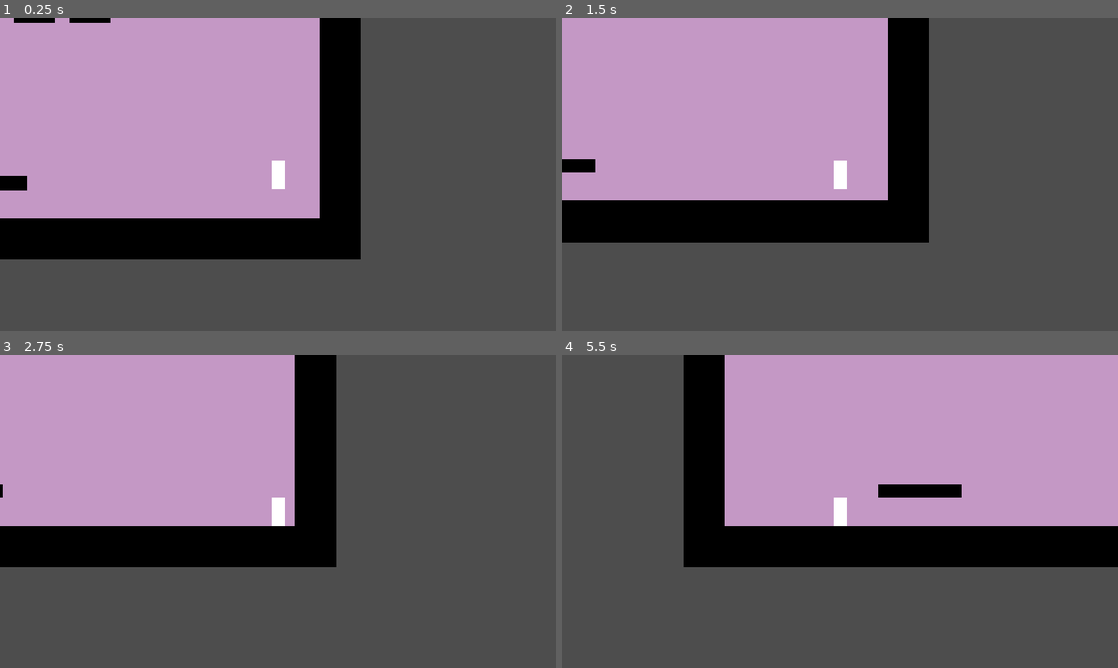
Above: before the commit, frames 1-4 (two rows, left to right).
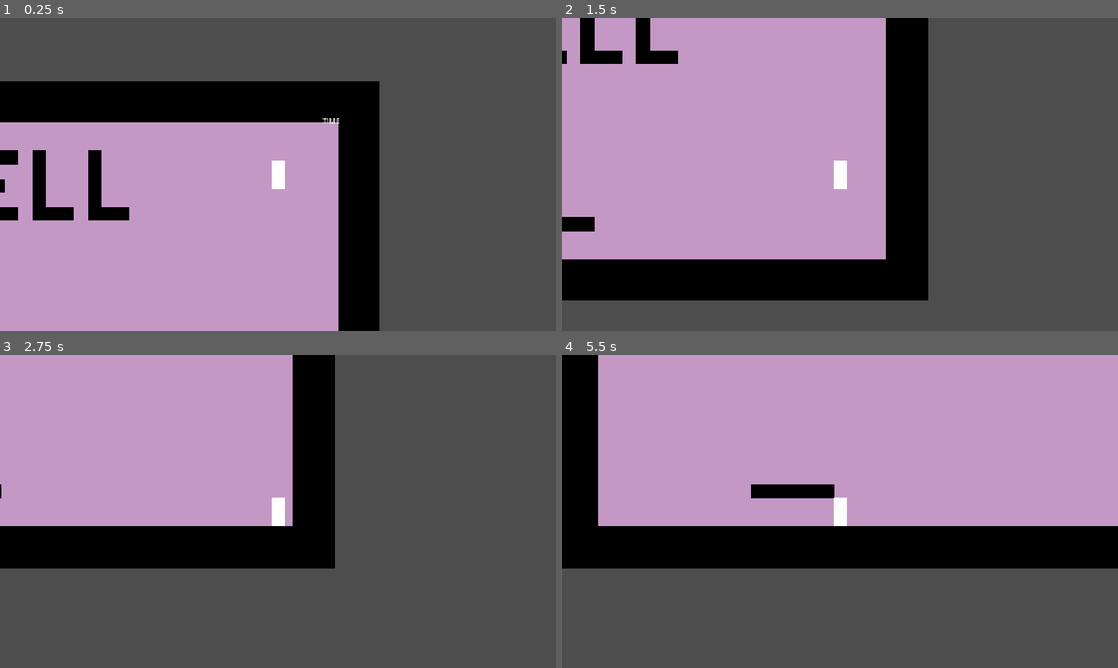
Above: after the commit, the same moments.

Repository: codemonsters/tag-of-war
Game: Godot game, scene res://screens/game/main.tscn
Two runs of this game, one before a commit and one after it. Both use one fixed random seed, a clock stepped at 60 frames per second and the inputs below. This scene is started directly instead of the project's main scene.
Inputs:
- Up to frame 1 (0.25 s): no input
- Up to frame 2 (1.5 s): hold Right (walk_right) 0.53-1.28 s; tap Enter at 1.25 s; hold Left (walk_left) from 1.28 s (still down)
- Up to frame 3 (2.75 s): release Left (walk_left) at 2.03 s; hold Right (walk_right) from 2.03 s (still down)
- Up to frame 4 (5.5 s): tap Space at 3.5 s; release Right (walk_right) at 3.53 s; hold Left (walk_left) from 3.53 s (still down)

The runs differ from the first frame. In frame 1, 49% of the frame differs, in the area x 0-69%, y 0-100%; in frame 2, 22%; in frame 3, 0.7%; in frame 4, 21%.

Commit message:
Añadido velocidad terminal al controllador

Diff:
--- a/cliente/src/screens/game/main.tscn
+++ b/cliente/src/screens/game/main.tscn
@@ -13,6 +13,6 @@
 [node name="Players" type="Node" parent="."]
 
 [node name="Player" parent="Players" instance=ExtResource("2_ldyrl")]
-position = Vector2(1154, 590)
+position = Vector2(1110, 91)
 
 [node name="Hud" parent="." instance=ExtResource("3_6xclv")]
--- a/cliente/src/screens/game/player.gd
+++ b/cliente/src/screens/game/player.gd
@@ -4,7 +4,7 @@
 
 ##Pixels per tick
 @export var walkspeed: float = 8
-@export var gravity: float = 1
+@export var gravity: float = 0.5
 
 ### Activos
 
@@ -23,7 +23,7 @@
 	var right = false
 	var left = false
 
-	$Hipcast.target_position = Vector2.DOWN
+	$Hipcast.target_position = Vector2.DOWN * velocity_y
 	$Hipcast.force_shapecast_update()
 	for i in $Hipcast.collision_result:
 		if i["point"].y > position.y:
@@ -54,5 +54,6 @@
 		position.x += walkspeed
 
 	if not down:
-		#velocity_y += gravity
-		position.y += gravity
+		if velocity_y != 8:
+			velocity_y += gravity
+		position.y += velocity_y
--- a/cliente/src/screens/game/player.tscn
+++ b/cliente/src/screens/game/player.tscn
@@ -2,9 +2,8 @@
 
 [ext_resource type="Script" uid="uid://b02ego3xeec2d" path="res://screens/game/player.gd" id="1_04piu"]
 
-[sub_resource type="CapsuleShape2D" id="CapsuleShape2D_2j468"]
-radius = 15.0
-height = 62.0
+[sub_resource type="RectangleShape2D" id="RectangleShape2D_04piu"]
+size = Vector2(32, 64)
 
 [node name="Player" type="Node2D"]
 script = ExtResource("1_04piu")
@@ -16,7 +15,7 @@
 
 [node name="Hipcast" type="ShapeCast2D" parent="."]
 unique_name_in_owner = true
-shape = SubResource("CapsuleShape2D_2j468")
+shape = SubResource("RectangleShape2D_04piu")
 target_position = Vector2(0, 0)
 
 [node name="Camera2D" type="Camera2D" parent="."]
